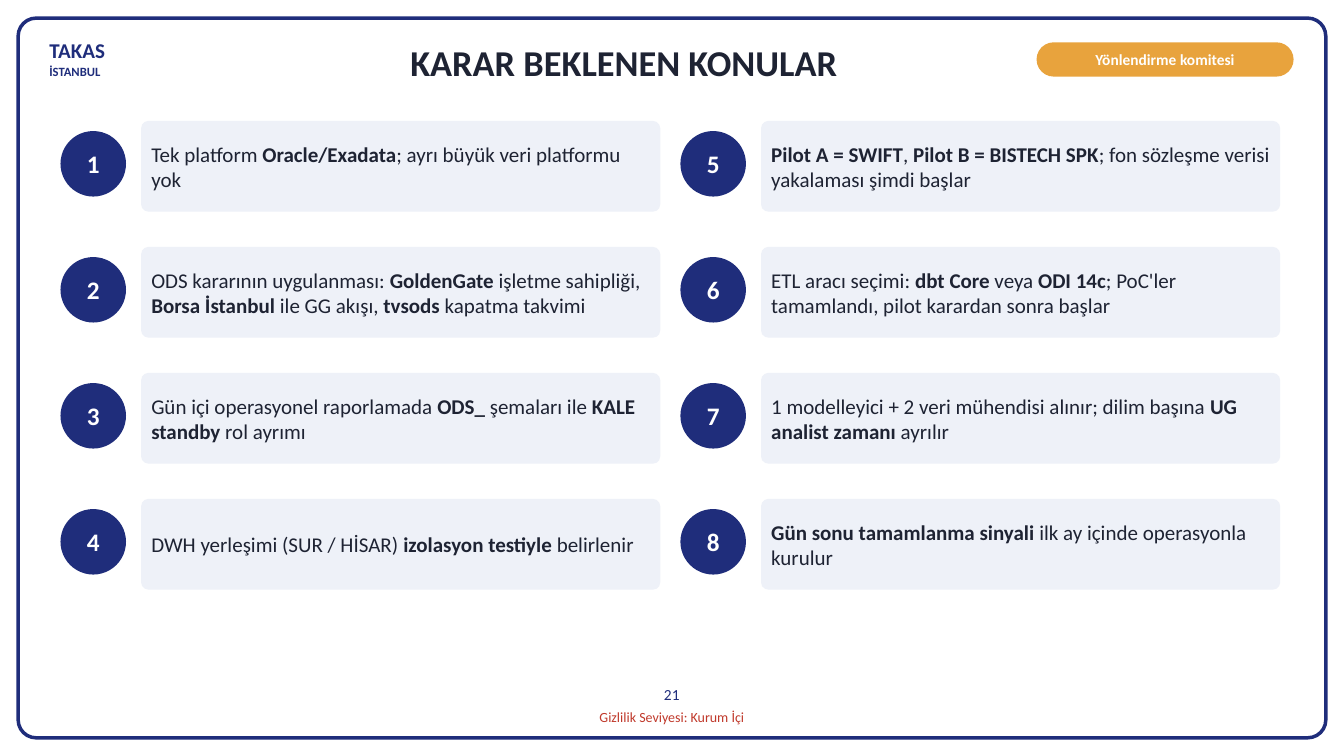
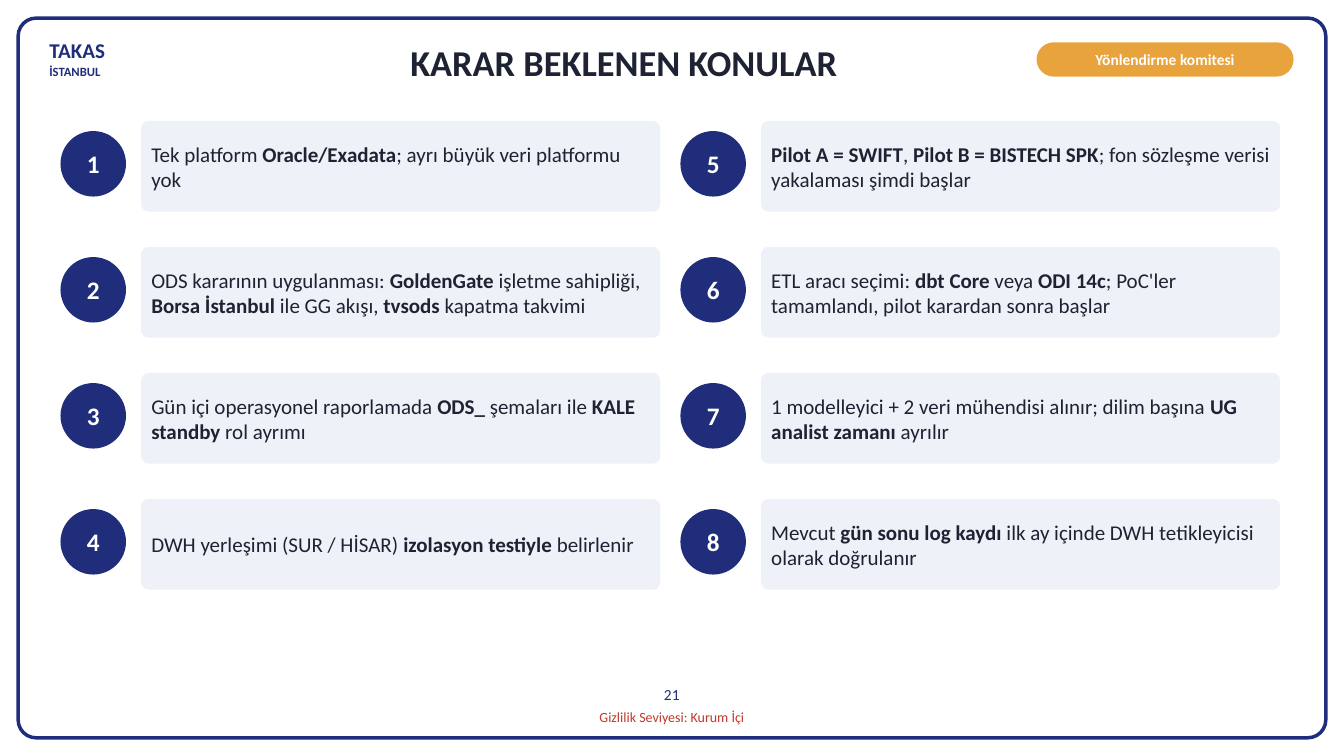
Before and after one commit to hanifidemirel0/Cursor-Projects, a slide deck: slide 21 of outputs/dwh-sunum-kasim-2026/5 - DWHSunum_Kasim2026.pptx. Drawn at 1344x756 pixels with LibreOffice and Linux fonts; fonts in the diff are those of the drawing. Boxes give left, top, right and bottom in pixels: in the first picture for what was removed or moved away, otherwise in the second. Text is boxed around its words. In the diff, an @@ line names an element or a change of style, - is before the commit and + after.

```diff
--- a/outputs/dwh-sunum-kasim-2026/5 - DWHSunum_Kasim2026.pptx
+++ b/outputs/dwh-sunum-kasim-2026/5 - DWHSunum_Kasim2026.pptx
@@ text in rounded rectangle at bbox=[771, 525, 1253, 569]: text changed @@
-Gün sonu tamamlanma sinyali ilk ay içinde operasyonla kurulur
+Mevcut gün sonu log kaydı ilk ay içinde DWH tetikleyicisi olarak doğrulanır
```
Also in this commit, not shown: 3 other slides changed, 7 other files.
